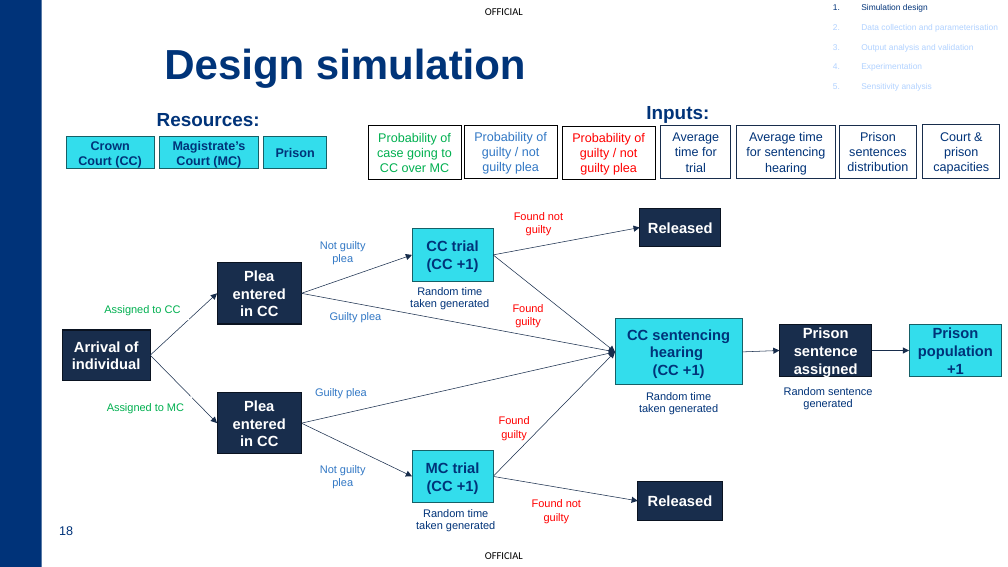
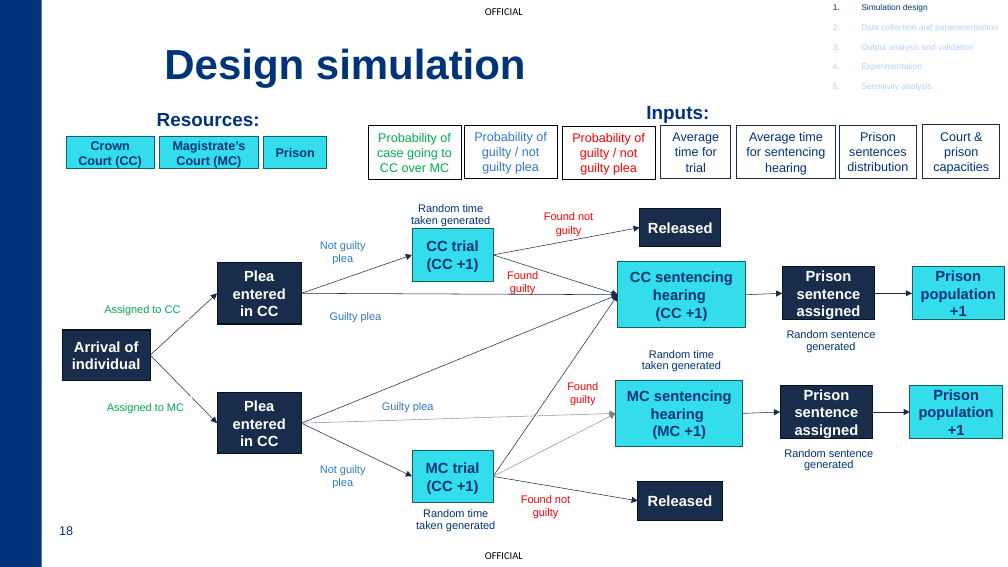
Before and after one commit to dugaldh/crown-court-simulation, a slide deck: slide 18 of slides/Simulation - GSFA Autumn Quarterly.pptx. Drawn at 1008x567 pixels with LibreOffice and Linux fonts; fonts in the diff are those of the drawing; background and template pictures are left out. Boxes give left, top, right and bottom in pixels: in the first picture for what was removed or moved away, otherwise in the second. Text is boxed around its words. In the diff, an @@ line names an element or a change of style, - is before the commit and + after.

```diff
--- a/slides/Simulation - GSFA Autumn Quarterly.pptx
+++ b/slides/Simulation - GSFA Autumn Quarterly.pptx
@@ text "Random time taken generated": place and size @@
-text "Random time taken generated" at <box>410,287,489,309</box>
+text "Random time taken generated" at <box>411,204,490,226</box>
@@ text "Found not guilty": place and size @@
-text "Found not guilty" at <box>514,212,563,235</box>
+text "Found not guilty" at <box>544,212,593,236</box>
@@ arrow moved from (493, 255) - (616, 352) to (493, 255) - (618, 295) @@
@@ text "Found guilty": place and size @@
-text "Found guilty" at <box>513,304,544,328</box>
+text "Found guilty" at <box>507,271,538,295</box>
@@ rectangle "CC sentencing hearing": place and size @@
-rectangle "CC sentencing hearing" at <box>616,319,743,385</box>
+rectangle "CC sentencing hearing" at <box>618,262,745,327</box>
@@ rectangle "Prison sentence assigned": place and size @@
-rectangle "Prison sentence assigned" at <box>780,324,872,377</box>
+rectangle "Prison sentence assigned" at <box>783,267,875,320</box>
@@ rectangle "Prison population +1": place and size @@
-rectangle "Prison population +1" at <box>910,324,1002,377</box>
+rectangle "Prison population +1" at <box>912,267,1004,320</box>
@@ arrow moved from (302, 423) - (616, 352) to (302, 423) - (618, 295) @@
@@ arrow moved from (302, 293) - (616, 352) to (302, 293) - (618, 295) @@
@@ arrow moved from (493, 476) - (616, 352) to (493, 476) - (618, 295) @@
@@ 2 arrows, 1 text: place and size @@
-2 arrows, 1 text at <box>743,351,910,409</box>
+2 arrows, 1 text at <box>746,293,912,352</box>
@@ text "Random time taken generated": place and size @@
-text "Random time taken generated" at <box>639,392,718,414</box>
+text "Random time taken generated" at <box>642,350,721,372</box>
@@ text "Found guilty": place and size @@
-text "Found guilty" at <box>499,416,530,440</box>
+text "Found guilty" at <box>567,382,598,405</box>
@@ rectangle added at <box>616,380,743,446</box>, fill #33DDEC, outline #166167 1 pt, 14 pt, text #003379, bold @@
+MC sentencing hearing
+(MC +1)
@@ rectangle added at <box>780,386,873,439</box>, fill #182D4C, outline #0B1421 1 pt, 14 pt, text #FFFFFF, bold @@
+Prison sentence assigned
@@ rectangle added at <box>910,386,1003,439</box>, fill #33DDEC, outline #166167 1 pt, 14 pt, text #003379, bold @@
+Prison population +1
@@ arrow added from (302, 423) to (616, 414), #7F7F7F 0.5 pt dashed @@
@@ text "Guilty plea": place and size @@
-text "Guilty plea" at <box>315,388,367,399</box>
+text "Guilty plea" at <box>382,402,434,412</box>
@@ arrow added from (493, 476) to (616, 414), #7F7F7F 0.5 pt dashed @@
@@ arrow added from (743, 414) to (780, 412), #182D4C 0.5 pt @@
@@ arrow added from (873, 412) to (910, 412), #182D4C 0.5 pt @@
@@ text added at <box>784,449,873,471</box>, 10.5 pt, text #003379 @@
+Random sentence generated
@@ text "Found not guilty": place and size @@
-text "Found not guilty" at <box>532,499,581,523</box>
+text "Found not guilty" at <box>521,495,570,519</box>
```
Also in this commit, not shown: 9 other slides changed, 1 slide added, 1 slide removed.
